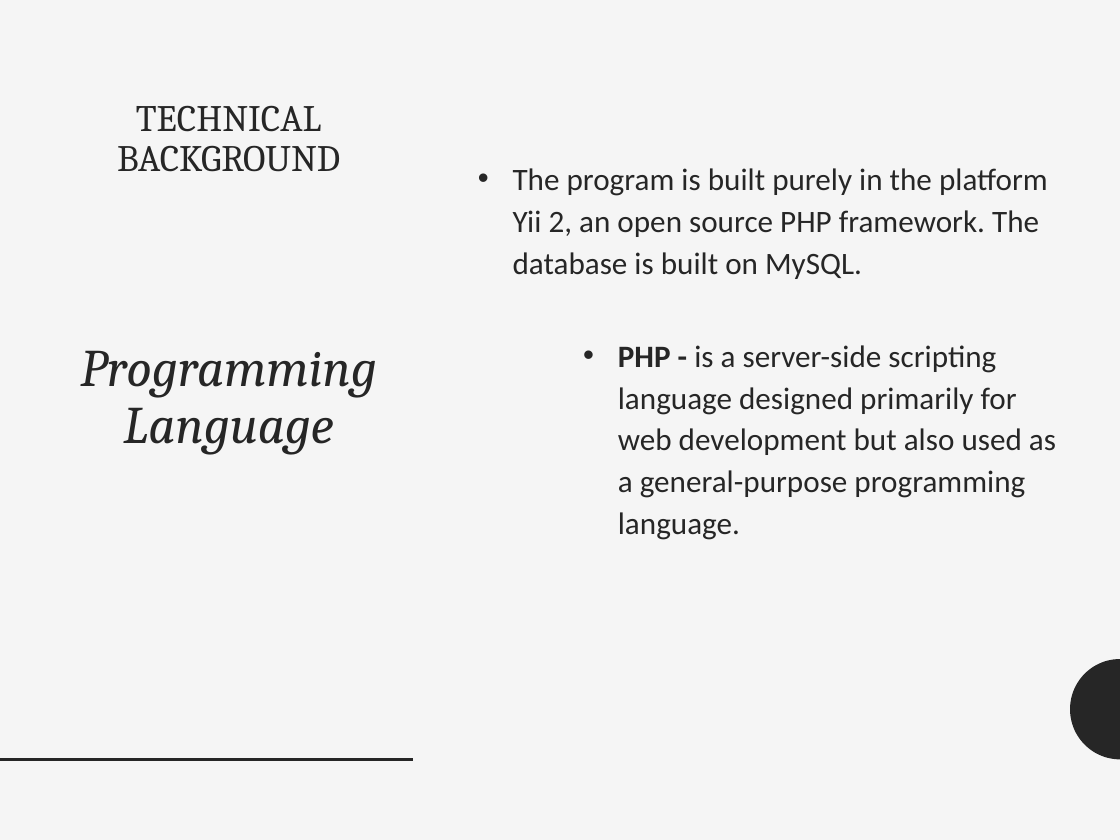
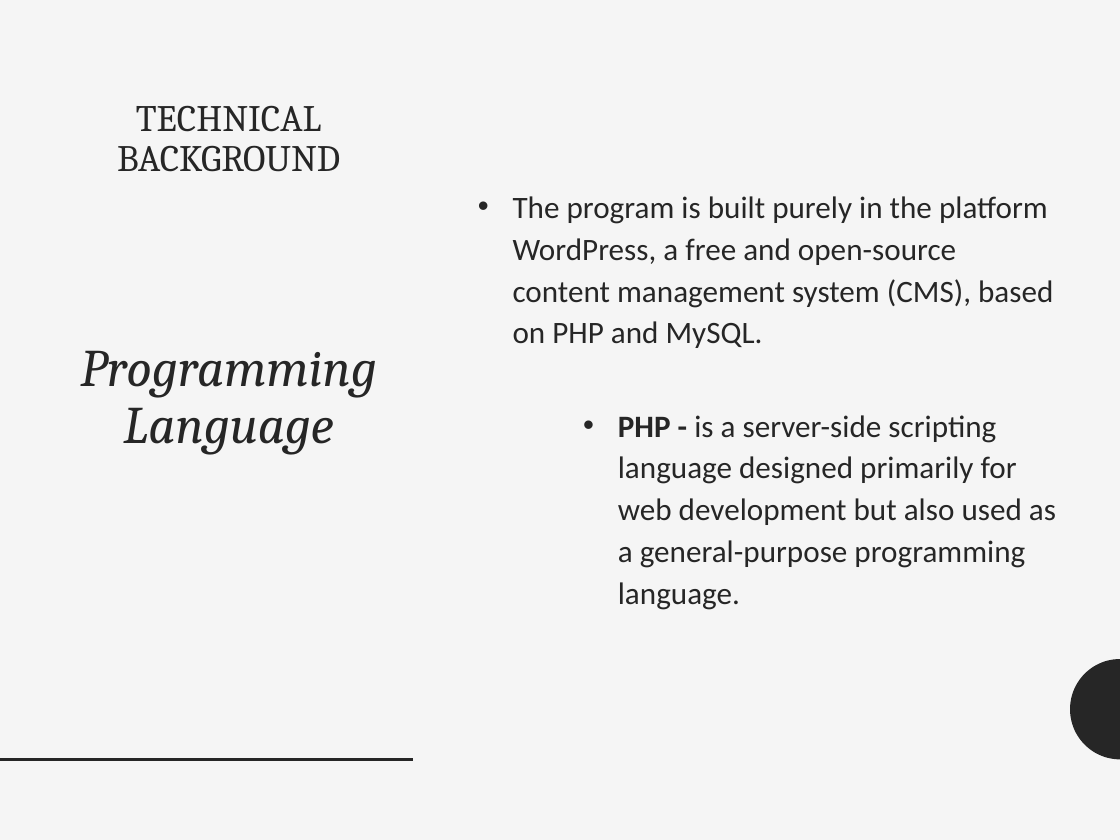
Before and after one commit to seans888/H-Spa, a slide deck: slide 10 of Documents/Final Document/Hotel-Spa-Reservation-System.pptx (slide 8 before the commit). Drawn at 1120x840 pixels with LibreOffice and Linux fonts; fonts in the diff are those of the drawing. Boxes give left, top, right and bottom in pixels: in the first picture for what was removed or moved away, otherwise in the second. Text is boxed around its words. In the diff, an @@ line names an element or a change of style, - is before the commit and + after.

```diff
--- a/Documents/Final Document/Hotel-Spa-Reservation-System.pptx
+++ b/Documents/Final Document/Hotel-Spa-Reservation-System.pptx
@@ text "The program is built purely ...": place and size @@
-text "The program is built purely ..." at [513,168,1056,540]
+text "The program is built purely ..." at [513,196,1056,610]
@@ text at [513,196,1053,348]: text changed @@
-• The program is built purely in the platform Yii 2, an open source PHP framework. The database is built on MySQL.
+• The program is built purely in the platform WordPress, a free and open-source content management system (CMS), based on PHP and MySQL.
```
Also in this commit, not shown: 7 other slides changed, 2 slides added, 2 other files.
